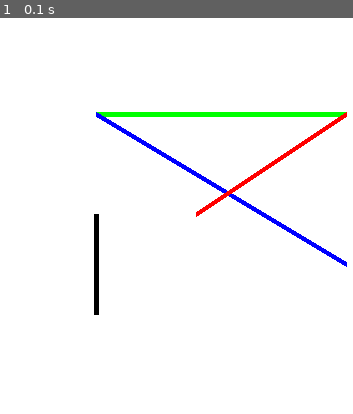
Above: before the commit, frame 1.
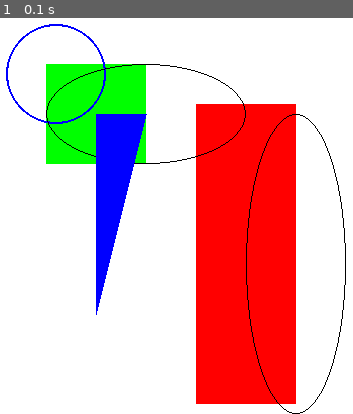
Above: after the commit, the same moment.

Repository: Mailen93/Py_GAME
Game: pygame game, started from Figuras/Demo.py
Two runs of this game, one before a commit and one after it. Both use one fixed random seed, a clock stepped at 60 frames per second and the inputs below.
Inputs:
- Up to frame 1 (0.1 s): no input

The runs differ from the first frame. In frame 1, 32% of the frame differs, in the area x 1-99%, y 1-100%.

Commit message:
Adds ellipse, circle and triangle

Diff:
--- a/Figuras/Demo.py
+++ b/Figuras/Demo.py
@@ -15,11 +15,26 @@
 
 PANTALLA.fill(BLANCO)
 
-pygame.draw.line(PANTALLA, VERDE, (100,100), (350,100), 5) #? X1,Y1 - X2, Y2 Linea horizontal
-pygame.draw.line(PANTALLA, AZUL, (100,100), (350,250), 5) # Linea decreciente
-pygame.draw.line(PANTALLA, ROJO, (200,200), (350,100), 5) # Linea creciente
-pygame.draw.line(PANTALLA, NEGRO, (100,200), (100,300), 5) # Linea vertical
+# ! LINEA:
+# pygame.draw.line(PANTALLA, VERDE, (100,100), (350,100), 5) #? X1,Y1 - X2, Y2 Linea horizontal
+# pygame.draw.line(PANTALLA, AZUL, (100,100), (350,250), 5) # Linea decreciente
+# pygame.draw.line(PANTALLA, ROJO, (200,200), (350,100), 5) # Linea creciente
+# pygame.draw.line(PANTALLA, NEGRO, (100,200), (100,300), 5) # Linea vertical
 
+# ! CUADRADO - RECTÁNGULO:
+pygame.draw.rect(PANTALLA, VERDE, (50,50,100,100)) #? X,Y,ANCHO,ALTO
+pygame.draw.rect(PANTALLA, ROJO, (200,90,100,300))
+
+# ! CÍRCULO:
+pygame.draw.circle(PANTALLA, AZUL, (60,60), 50, 2) #? EPICENTRO - RADIO - GROSOR DE LA LÍNEA
+
+# ! ELIPSE:
+pygame.draw.ellipse(PANTALLA, NEGRO, (50,50,200,100),1)
+pygame.draw.ellipse(PANTALLA, NEGRO, (250,100,100,300),1)
+
+# ! TRÍANGULO:
+puntos = [(100,300), (100,100), (150,100)]
+pygame.draw.polygon(PANTALLA, AZUL, puntos)
 
 flag = True
 while flag == True: #Bucle infinito
